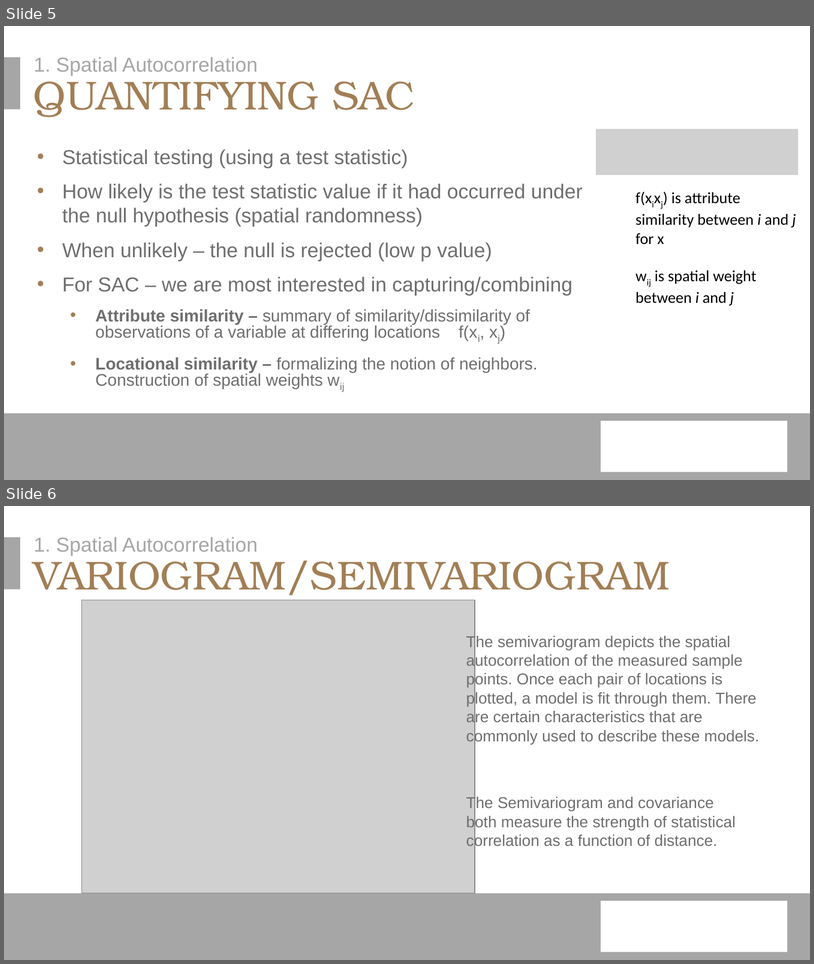
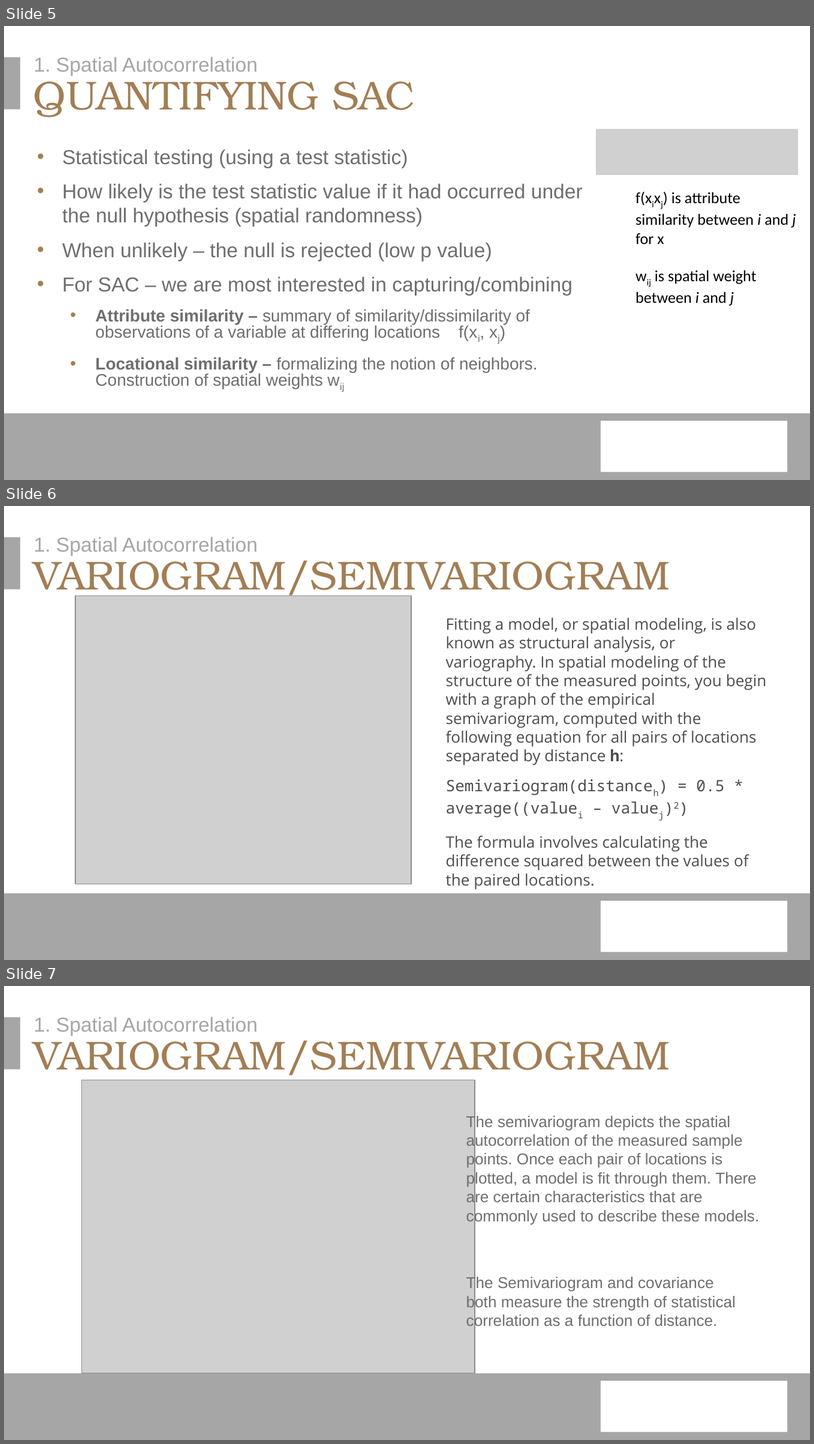
Before and after one commit to erichseamon/BCB503_advanced_geospatial_workshop, a slide deck: doc/BCB_Intro_Advanced_Analysis_1_2022.pptx. Shown one above the other, each under a label of ours: slides 5 and 6 before the commit, slides 5, 6 and 7 after it. The pictures are 814x964 and 814x1444 pixels, drawn with LibreOffice and Linux fonts; fonts in the diff are those of the drawing; grey boxes stand for pictures; background and template pictures are left out. Boxes give left, top, right and bottom in pixels: in the first picture for what was removed or moved away, otherwise in the second. Text is boxed around its words. In the diff, an @@ line names an element or a change of style, - is before the commit and + after.

```diff
--- a/doc/BCB_Intro_Advanced_Analysis_1_2022.pptx
+++ b/doc/BCB_Intro_Advanced_Analysis_1_2022.pptx
@@ slide 6 added at [4,506,810,960], background #FFFFFF; not listed: 3 template elements that a slide beside it also shows @@
@@ text added at [34,537,258,555], 18 pt, text #A6A6A6 @@
+1. Spatial Autocorrelation
@@ title added at [33,552,671,599], 36 pt, text #A27E55 @@
+VARIOGRAM/SEMIVARIOGRAM
@@ picture added at [76,595,412,883] @@
@@ text added at [446,618,767,870], 14 pt, text #4D4D4D @@
+Fitting a model, or spatial modeling, is also known as structural analysis, or variography. In spatial modeling of the structure of the measured points, you begin with a graph of the empirical semivariogram, computed with the following equation for all pairs of locations separated by distance h:
+Semivariogram(distanceh) = 0.5 * average((valuei – valuej)2)
+The formula involves calculating the difference squared between the values of the paired locations.
@@ what was slide 6 is now slide 7 @@
```
Also in this commit, not shown: 2 slides changed, 4 other files.
